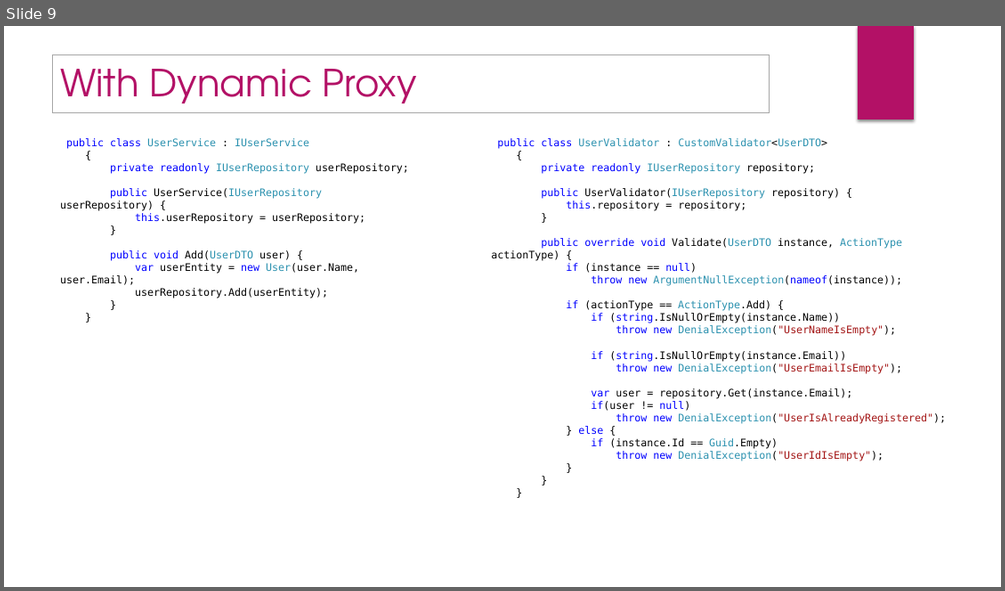
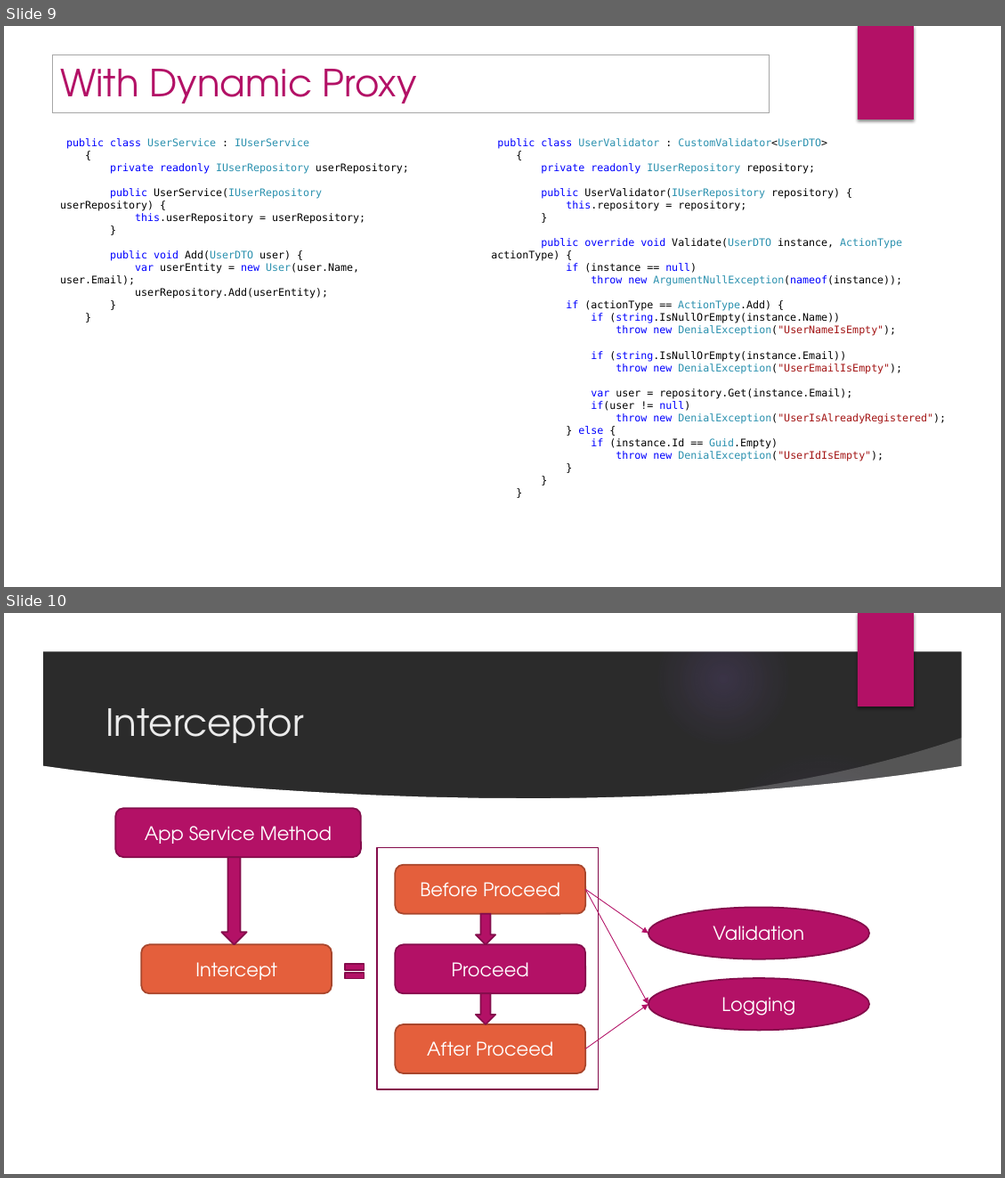
Before and after one commit to tugrulelmas/AopSample, a slide deck: Aop.pptx. Shown one above the other, each under a label of ours: slide 9 before the commit, slides 9 and 10 after it. The pictures are 1005x591 and 1005x1178 pixels, drawn with LibreOffice and Linux fonts; fonts in the diff are those of the drawing; background and template pictures are left out; a plain dark background stands for a picture behind light text. Boxes give left, top, right and bottom in pixels: in the first picture for what was removed or moved away, otherwise in the second. Text is boxed around its words. In the diff, an @@ line names an element or a change of style, - is before the commit and + after.

```diff
--- a/Aop.pptx
+++ b/Aop.pptx
@@ slide 10 added at box(4, 613, 1001, 1174), background picture (left out); not listed: 1 template element that a slide beside it also shows @@
@@ group added at box(4, 613, 1001, 1174): 5 ellipses, 3 freeform shapes @@
@@ title added at box(105, 708, 303, 743), 36 pt, text #EBEBEB @@
+Interceptor
@@ rounded rectangle added at box(115, 808, 361, 857), fill #B31166, outline #840D4B 1.5 pt, 18 pt, text #FFFFFF @@
+App Service Method
@@ rectangle added at box(377, 848, 598, 1090), fill #FFFFFF, outline #840D4B 1.5 pt @@
@@ down arrow added at box(222, 857, 247, 944), fill #B31166, outline #840D4B 1.5 pt @@
@@ rounded rectangle added at box(395, 865, 586, 914), fill #E45F3C, outline #A9462C 1.5 pt, 18 pt, text #FFFFFF @@
+Before Proceed
@@ arrow added from (586, 889) to (648, 1004), #B31166 0.75 pt @@
@@ arrow added from (586, 889) to (648, 933), #B31166 0.75 pt @@
@@ down arrow added at box(476, 914, 495, 944), fill #B31166, outline #840D4B 1.5 pt @@
@@ ellipse added at box(648, 907, 869, 958), fill #B31166, outline #840D4B 1.5 pt, 18 pt, text #FFFFFF @@
+Validation
@@ rounded rectangle added at box(142, 944, 332, 993), fill #E45F3C, outline #A9462C 1.5 pt, 18 pt, text #FFFFFF @@
+Intercept
@@ math equal added at box(341, 959, 367, 984), fill #B31166, outline #840D4B 1.5 pt @@
@@ rounded rectangle added at box(395, 944, 586, 993), fill #B31166, outline #840D4B 1.5 pt, 18 pt, text #FFFFFF @@
+Proceed
@@ ellipse added at box(648, 978, 869, 1030), fill #B31166, outline #840D4B 1.5 pt, 18 pt, text #FFFFFF @@
+Logging
@@ down arrow added at box(476, 994, 495, 1024), fill #B31166, outline #840D4B 1.5 pt @@
@@ arrow added from (586, 1049) to (648, 1004), #B31166 0.75 pt @@
@@ rounded rectangle added at box(395, 1024, 586, 1073), fill #E45F3C, outline #A9462C 1.5 pt, 18 pt, text #FFFFFF @@
+After Proceed
```
Also in this commit, not shown: 1 other slide added.
